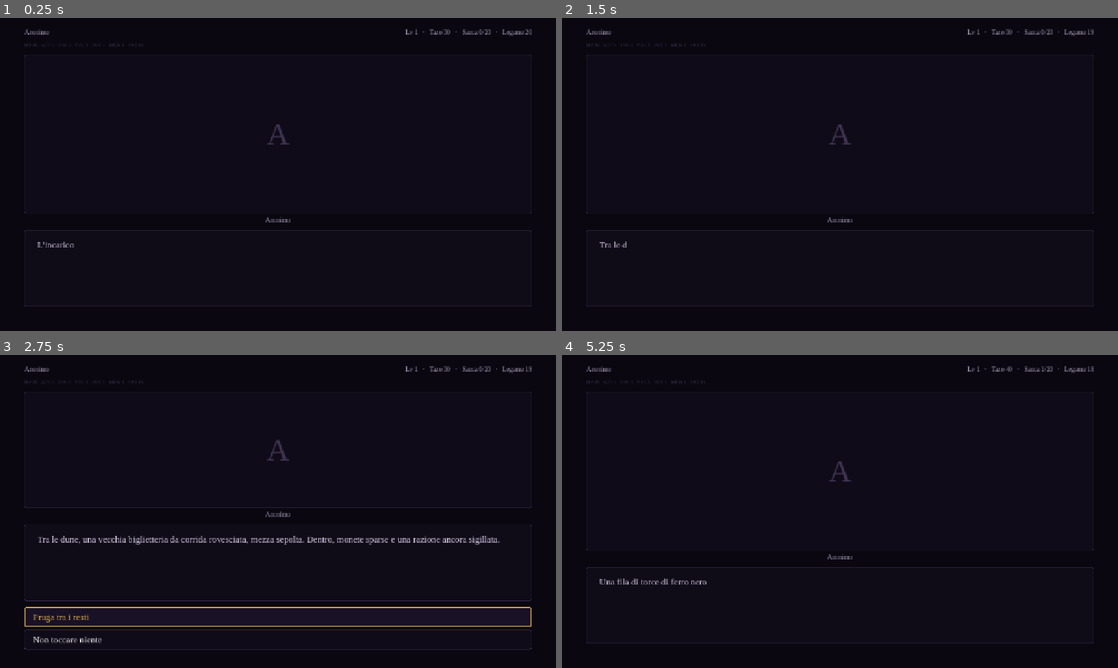
Above: before the commit, frames 1-4 (two rows, left to right).
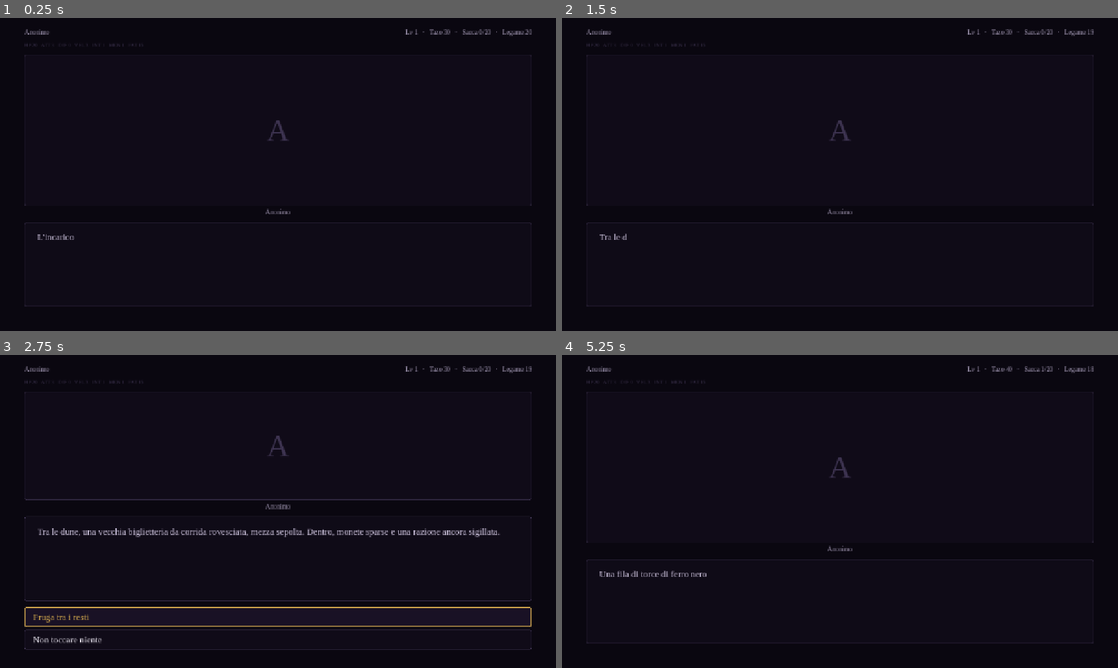
Above: after the commit, the same moments.

Repository: Rio-Chico-Devs/Carnivalz
Game: Godot game, scene res://scenes/Main.tscn
Same seed, same stepped clock (60 frames per second), same inputs: the game is played once before the commit and once after it. This scene is started directly instead of the project's main scene.
Inputs (mouse positions are in pixels of both pictures, inside the frame that each line leads up to):
- Up to frame 1 (0.25 s): no input
- Up to frame 2 (1.5 s): click (840, 174) at 0.5 s; click "Taglia per le dune" at 1.25 s
- Up to frame 3 (2.75 s): click (278, 511) at 2 s
- Up to frame 4 (5.25 s): click "Fruga tra i resti" at 2.75 s; click (840, 511) at 3.5 s; tap Enter (ui_accept) at 4.25, 4.52 s; move the mouse to (962, 495) at 4.27 s; click (962, 495) at 4.42 s; move the mouse to (728, 527) at 5.02 s; click (728, 527) at 5.17 s

The runs differ from the first frame. In frame 1, 0.7% of the frame differs, in the area x 4-96%, y 32-74%; in frame 2, 0.7%; in frame 3, 2.7%, in the area x 4-96%, y 25-61%; in frame 4, 0.9%.

Commit message:
Fix: il box del testo non si muove piu' quando cambia il messaggio
Causa: "fit_content" sul RichTextLabel del box faceva crescere/restringere
il box in base alla lunghezza del testo, e siccome sta in una VBoxContainer
sopra cui c'e' il palco dei ritratti, ogni click spostava (o schiacciava)
tutto quello che sta sopra il box. Ora l'altezza e' sempre fissa
(Stile.forma("altezza_box")): il testo lungo scorre dentro il box invece
di farlo crescere (scroll_active, fit_content spento), e lo scroll si
resetta in cima a ogni nuovo messaggio.

Aggiunto anche il supporto per un box disegnato a mano: la sezione "box"
di data/stile.json (usa_texture/texture/margini) fa scegliere a
Stile.stile_box_testo() tra il box piatto attuale e un'immagine a nove
riquadri fornita da Bru, senza toccare nessuno script. Il diario di
combattimento ora usa la stessa funzione condivisa invece di una copia
locale dello stesso stile.

Co-Authored-By: Claude Sonnet 5 <noreply@anthropic.com>
Claude-Session: https://claude.ai/code/session_01AE7uzpDH1Lo1PHb29aXJxZ

Diff:
--- a/data/stile.json
+++ b/data/stile.json
@@ -46,8 +46,18 @@
 		"padding_box_y": 22,
 		"padding_bottone_x": 20,
 		"padding_bottone_y": 11,
-		"altezza_box": 132,
+		"altezza_box": 150,
 		"separazione": 14
+	},
+
+	"_nota_box": "Il box del testo (dialogo/narrazione/notifica) e il diario di combattimento: 'usa_texture' a true + un'immagine in 'texture' sostituisce il box piatto con un'immagine a nove riquadri disegnata a mano (vedi le proposte in Cinque cornici per lo stesso buio). I margini sono i pixel di bordo che NON si allungano quando il box cambia dimensione; senza immagine questa sezione non ha alcun effetto e resta il box piatto qui sotto in 'colori'/'forme'.",
+	"box": {
+		"usa_texture": false,
+		"texture": "",
+		"margine_sinistro": 30,
+		"margine_destro": 30,
+		"margine_alto": 22,
+		"margine_basso": 22
 	},
 
 	"_nota_tempi": "Tutte le durate delle animazioni, in secondi. caratteri_al_secondo è la velocità base della macchina da scrivere: le Opzioni la moltiplicano.",
--- a/scenes/BoxTesto.tscn
+++ b/scenes/BoxTesto.tscn
@@ -18,8 +18,8 @@
 layout_mode = 2
 size_flags_vertical = 3
 bbcode_enabled = true
-fit_content = true
-scroll_active = false
+fit_content = false
+scroll_active = true
 mouse_filter = 2
 
 [node name="Indicatore" type="Label" parent="Colonna"]
--- a/scripts/BoxTesto.gd
+++ b/scripts/BoxTesto.gd
@@ -14,6 +14,12 @@
 # completa subito, il successivo passa avanti (comportamento standard delle
 # visual novel, e la cosa che i giocatori si aspettano senza doverla imparare).
 # Finita la scrittura compare il triangolino che pulsa in basso a destra.
+#
+# Altezza SEMPRE fissa (Stile.forma("altezza_box")): "fit_content" e' spento
+# apposta. Un messaggio piu' lungo di un altro non deve far crescere il box
+# e spingere su/giu' tutto il resto della schermata (i ritratti sopra) - se
+# un testo non ci sta, scorre dentro il box (scroll_active), il box stesso
+# non si muove mai.
 
 signal scrittura_finita
 
@@ -26,7 +32,7 @@
 var tween_indicatore: Tween
 
 func _ready() -> void:
-	add_theme_stylebox_override("panel", stile_box())
+	add_theme_stylebox_override("panel", Stile.stile_box_testo())
 	targhetta.add_theme_color_override("font_color", Stile.colore("accento"))
 	targhetta.add_theme_font_size_override("font_size", Stile.dimensione("nome"))
 	indicatore.add_theme_color_override("font_color", Stile.colore("accento"))
@@ -34,20 +40,9 @@
 	indicatore.visible = false
 	testo.custom_minimum_size = Vector2(0, Stile.forma("altezza_box"))
 
-func stile_box() -> StyleBoxFlat:
-	var s := StyleBoxFlat.new()
-	s.bg_color = Color(Stile.colore("pannello"), 0.94)
-	s.border_color = Stile.colore("bordo")
-	s.set_border_width_all(Stile.forma("bordo"))
-	s.set_corner_radius_all(Stile.forma("raggio"))
-	s.content_margin_left = Stile.forma("padding_box_x")
-	s.content_margin_right = Stile.forma("padding_box_x")
-	s.content_margin_top = Stile.forma("padding_box_y")
-	s.content_margin_bottom = Stile.forma("padding_box_y")
-	return s
-
 func mostra(tipo: String, contenuto: String, nome_parlante: String) -> void:
 	visible = true
+	testo.scroll_to_line(0)  # nuovo messaggio: si riparte sempre dall'inizio del testo
 	match tipo:
 		"dialogo":
 			targhetta.visible = nome_parlante != ""
--- a/scripts/Combattimento.gd
+++ b/scripts/Combattimento.gd
@@ -172,16 +172,10 @@
 	diario.add_theme_color_override("default_color", Stile.colore("testo"))
 	for chiave in ["normal_font_size", "bold_font_size", "italics_font_size", "bold_italics_font_size"]:
 		diario.add_theme_font_size_override(chiave, Stile.dimensione("piccolo"))
-	var cornice := StyleBoxFlat.new()
-	cornice.bg_color = Color(Stile.colore("pannello"), 0.94)
-	cornice.border_color = Stile.colore("bordo")
-	cornice.set_border_width_all(Stile.forma("bordo"))
-	cornice.set_corner_radius_all(Stile.forma("raggio"))
-	cornice.content_margin_left = Stile.forma("padding_box_x")
-	cornice.content_margin_right = Stile.forma("padding_box_x")
-	cornice.content_margin_top = Stile.forma("padding_box_y")
-	cornice.content_margin_bottom = Stile.forma("padding_box_y")
-	diario_box.add_theme_stylebox_override("panel", cornice)
+	# stessa cornice del box eventi (Stile.stile_box_testo()): se in futuro
+	# arriva un'immagine disegnata a mano, la prende anche il diario di
+	# combattimento, senza bisogno di duplicare la logica qui
+	diario_box.add_theme_stylebox_override("panel", Stile.stile_box_testo())
 
 func categoria_di(dati: Dictionary) -> String:
 	if dati.get("fonte", false):
--- a/scripts/Stile.gd
+++ b/scripts/Stile.gd
@@ -129,6 +129,39 @@
 	s.set_border_width_all(forma("bordo"))
 	s.set_corner_radius_all(forma("raggio"))
 	return s
+
+func stile_box_testo() -> StyleBox:
+	# il box dove parla il gioco (dialogo/narrazione/notifica) e il diario di
+	# combattimento condividono questa stessa cornice. Se Bru fornisce
+	# un'immagine (sezione "box" di data/stile.json: usa_texture + texture +
+	# margini) la si usa a nove riquadri - i bordi/angoli restano nitidi alla
+	# dimensione disegnata, il centro si allunga per adattarsi a qualunque
+	# testo. Senza immagine resta il box piatto coi colori di questo file:
+	# cambiare uno dei due non richiede toccare nessuno script.
+	var config: Dictionary = dati.get("box", {})
+	var percorso := String(config.get("texture", ""))
+	if bool(config.get("usa_texture", false)) and percorso != "" and ResourceLoader.exists(percorso):
+		var s := StyleBoxTexture.new()
+		s.texture = load(percorso)
+		s.texture_margin_left = float(config.get("margine_sinistro", 24))
+		s.texture_margin_right = float(config.get("margine_destro", 24))
+		s.texture_margin_top = float(config.get("margine_alto", 20))
+		s.texture_margin_bottom = float(config.get("margine_basso", 20))
+		s.content_margin_left = float(config.get("padding_sinistro", s.texture_margin_left))
+		s.content_margin_right = float(config.get("padding_destro", s.texture_margin_right))
+		s.content_margin_top = float(config.get("padding_alto", s.texture_margin_top))
+		s.content_margin_bottom = float(config.get("padding_basso", s.texture_margin_bottom))
+		return s
+	var piatto := StyleBoxFlat.new()
+	piatto.bg_color = Color(colore("pannello"), 0.94)
+	piatto.border_color = colore("bordo")
+	piatto.set_border_width_all(forma("bordo"))
+	piatto.set_corner_radius_all(forma("raggio"))
+	piatto.content_margin_left = forma("padding_box_x")
+	piatto.content_margin_right = forma("padding_box_x")
+	piatto.content_margin_top = forma("padding_box_y")
+	piatto.content_margin_bottom = forma("padding_box_y")
+	return piatto
 
 func stile_bottone(stato: String) -> StyleBoxFlat:
 	var s := StyleBoxFlat.new()
